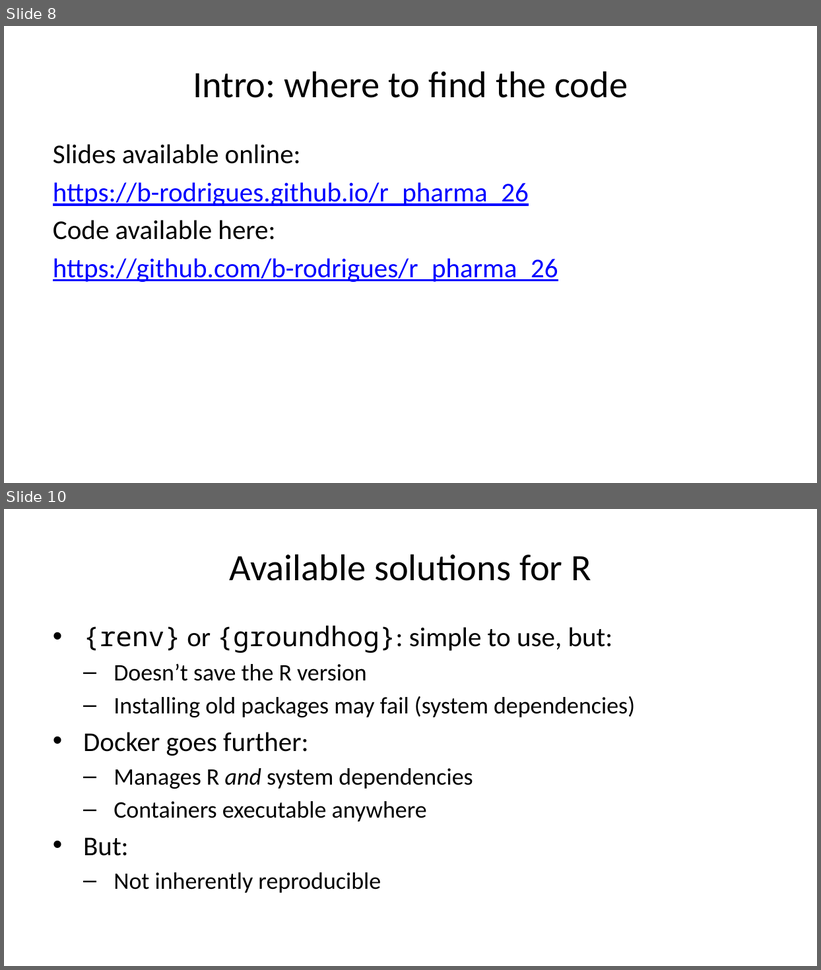
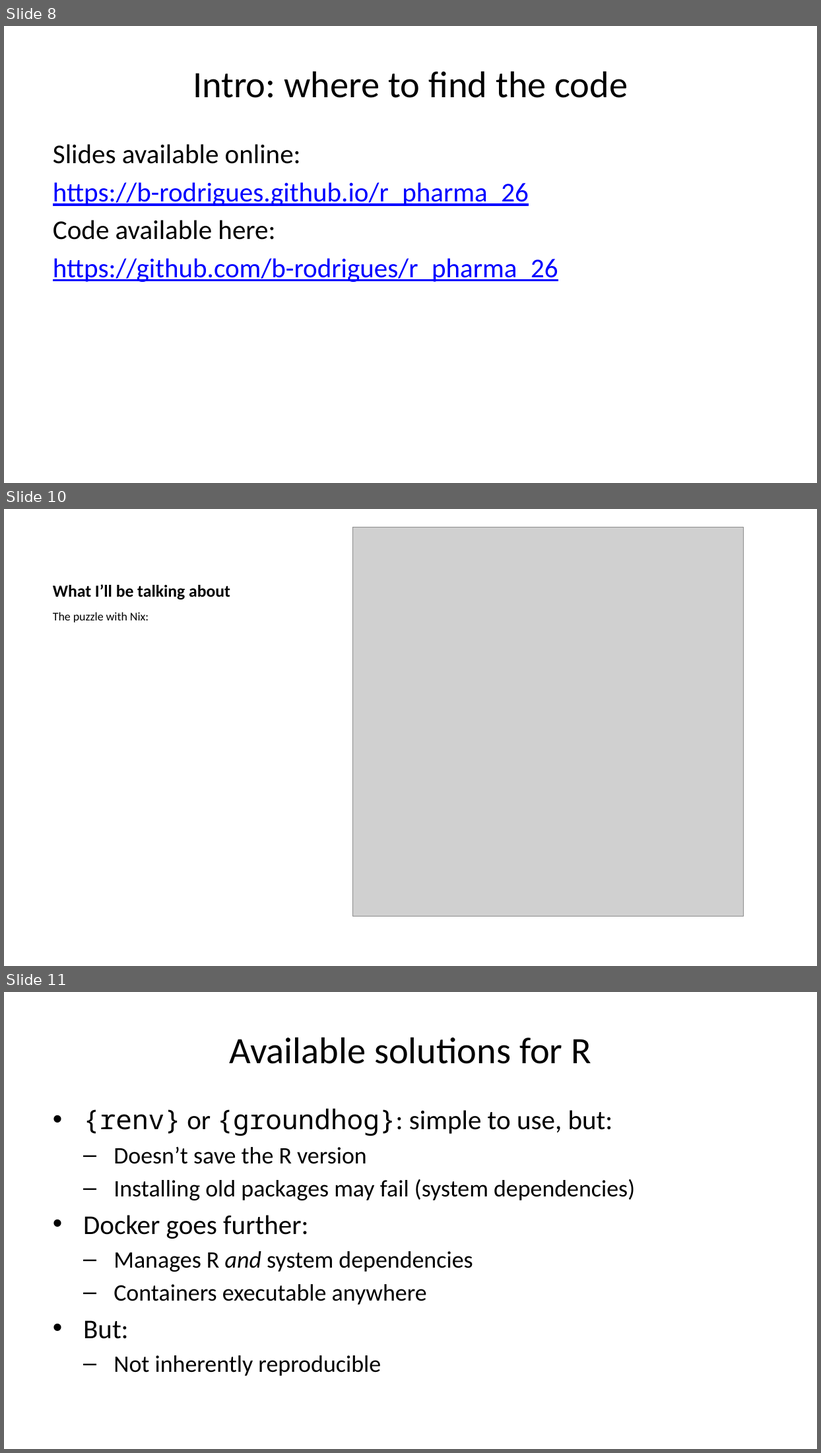
Before and after one commit to b-rodrigues/r_pharma_26, a slide deck: docs/index.pptx. Shown one above the other, each under a label of ours: slides 8 and 10 before the commit, slides 8, 10 and 11 after it; the slides between them are not shown. The pictures are 821x970 and 821x1453 pixels, drawn with LibreOffice and Linux fonts; fonts in the diff are those of the drawing; grey boxes stand for pictures. Boxes give left, top, right and bottom in pixels: in the first picture for what was removed or moved away, otherwise in the second. Text is boxed around its words. In the diff, an @@ line names an element or a change of style, - is before the commit and + after.

```diff
--- a/docs/index.pptx
+++ b/docs/index.pptx
@@ slide 10 added at [4, 509, 817, 966], background #FFFFFF @@
@@ picture added at [353, 527, 744, 916] @@
@@ title added at [53, 584, 230, 600], 15 pt, text #000000, bold @@
+What I’ll be talking about
@@ text added at [53, 612, 149, 623], 10.5 pt, text #000000 @@
+The puzzle with Nix:
@@ what was slide 10 is now slide 11 @@
```
Also in this commit, not shown: 2 slides changed, 2 other slides added, 1 slide removed, 16 other files.
